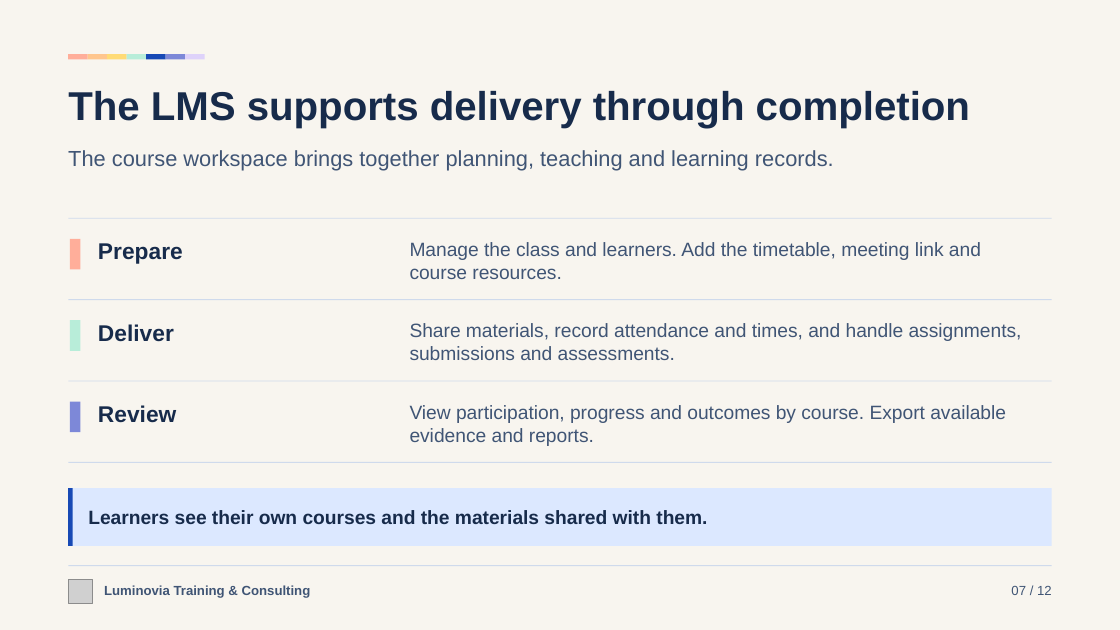
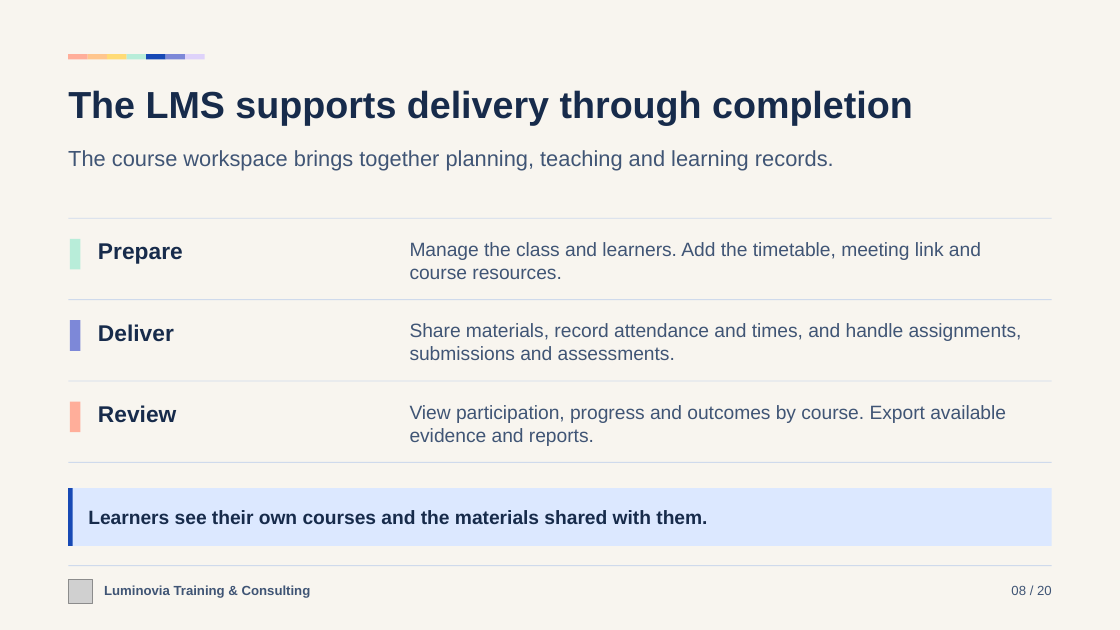
Before and after one commit to Luminovia-Training-Consulting/Luminovia-Management-Tool, a slide deck: slide 8 of docs/sales/luminovia-sales-deck-en.pptx (slide 7 before the commit). Drawn at 1120x630 pixels with LibreOffice and Linux fonts; fonts in the diff are those of the drawing; grey boxes stand for pictures. Boxes give left, top, right and bottom in pixels: in the first picture for what was removed or moved away, otherwise in the second. Text is boxed around its words. In the diff, an @@ line names an element or a change of style, - is before the commit and + after.

```diff
--- a/docs/sales/luminovia-sales-deck-en.pptx
+++ b/docs/sales/luminovia-sales-deck-en.pptx
@@ text "The LMS supports delivery through ..." at <box>68,90,913,125</box>: size 34.5 to 32.2 pt @@
@@ rectangle at <box>70,239,80,269</box>: fill #FFAE9A to #B8EDD9 @@
@@ rectangle at <box>70,320,80,350</box>: fill #B8EDD9 to #7D88D8 @@
@@ rectangle at <box>70,402,80,432</box>: fill #7D88D8 to #FFAE9A @@
@@ text at <box>1011,586,1052,595</box>: text changed @@
-07 / 12
+08 / 20
```
Also in this commit, not shown: 11 other slides changed, 8 slides added, 3 other files.
